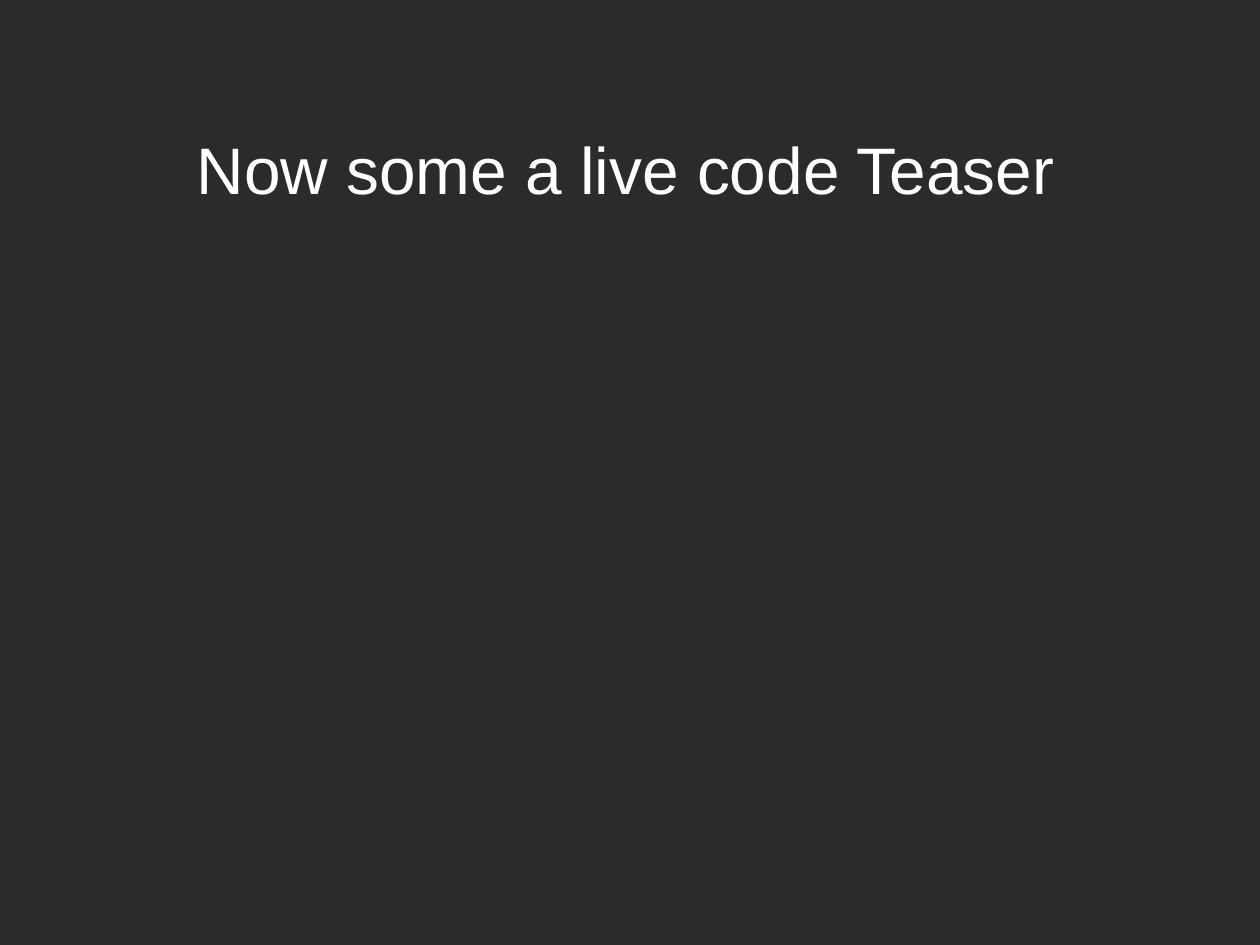
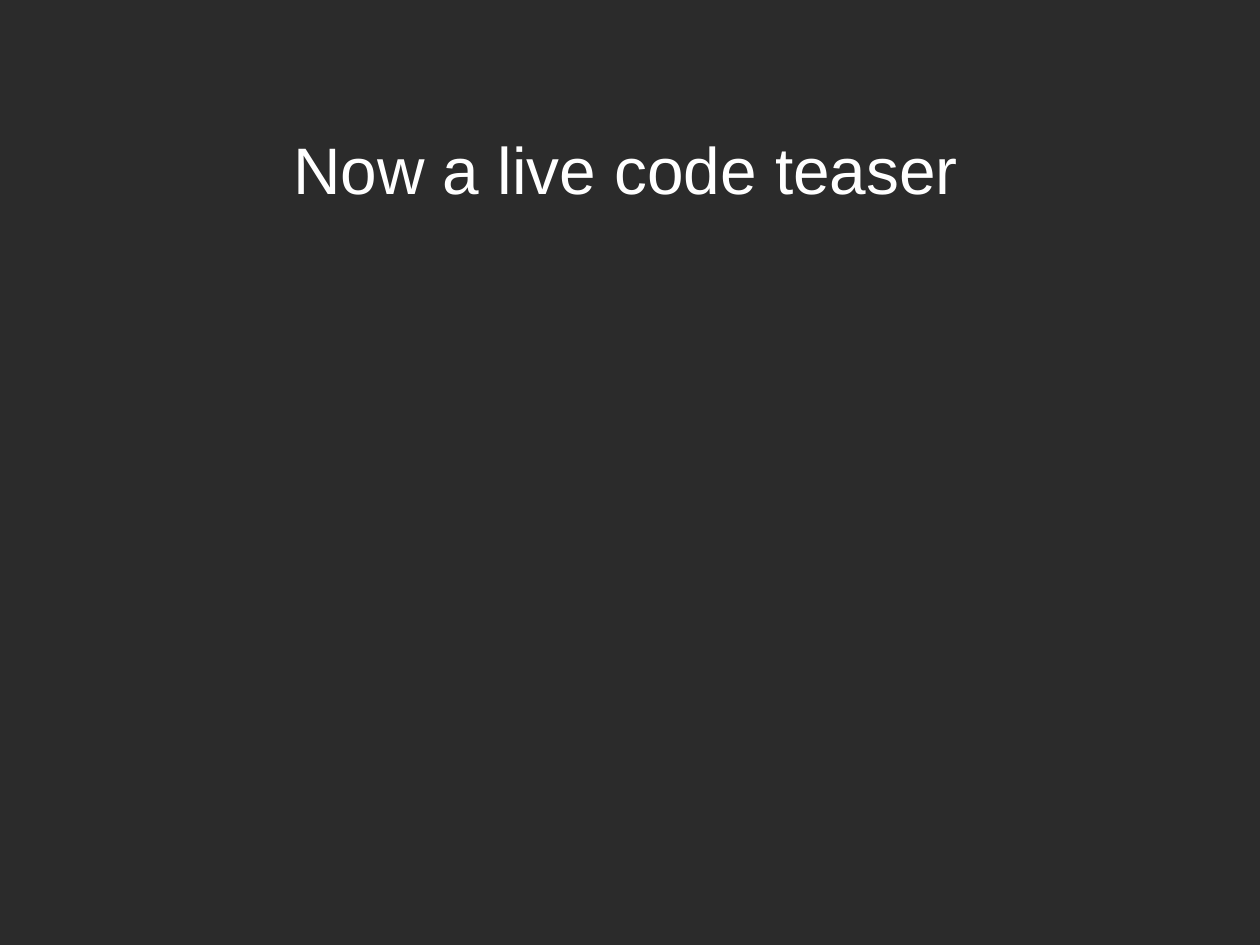
Before and after one commit to zippy1981/NYC-PowerShell-October-2011, a slide deck: slide 4 of NYC Powershell.odp (slide 3 before the commit). Drawn at 1260x945 pixels with LibreOffice and Linux fonts; fonts in the diff are those of the drawing; background and template pictures are left out; a plain dark background stands for a picture behind light text. Boxes give left, top, right and bottom in pixels: in the first picture for what was removed or moved away, otherwise in the second. Text is boxed around its words. In the diff, an @@ line names an element or a change of style, - is before the commit and + after.

```diff
--- a/NYC Powershell.odp
+++ b/NYC Powershell.odp
@@ title at <box>293,146,958,195</box>: text changed @@
-Now some a live code Teaser
+Now a live code teaser
```
Also in this commit, not shown: 1 other slide changed, 1 slide added.
